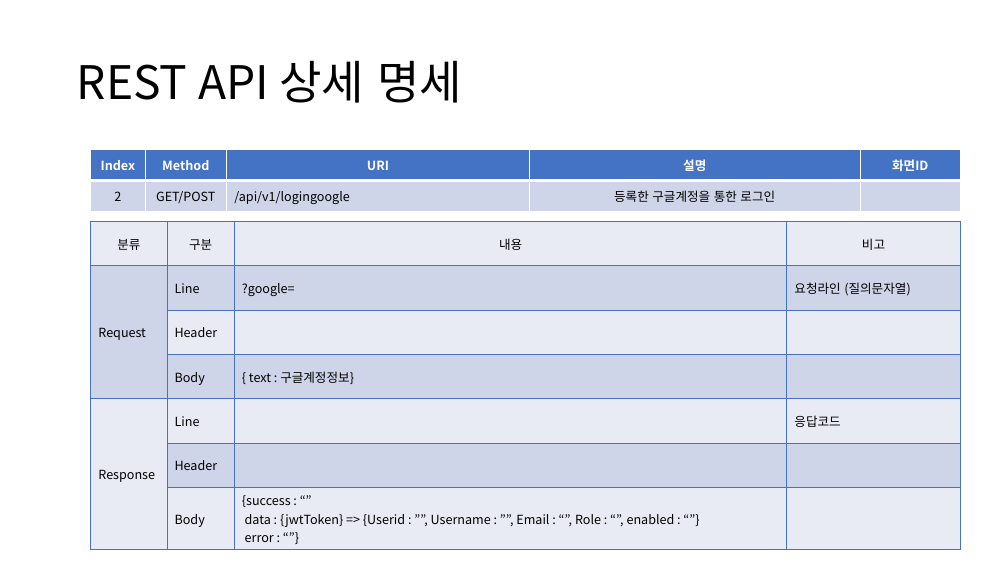
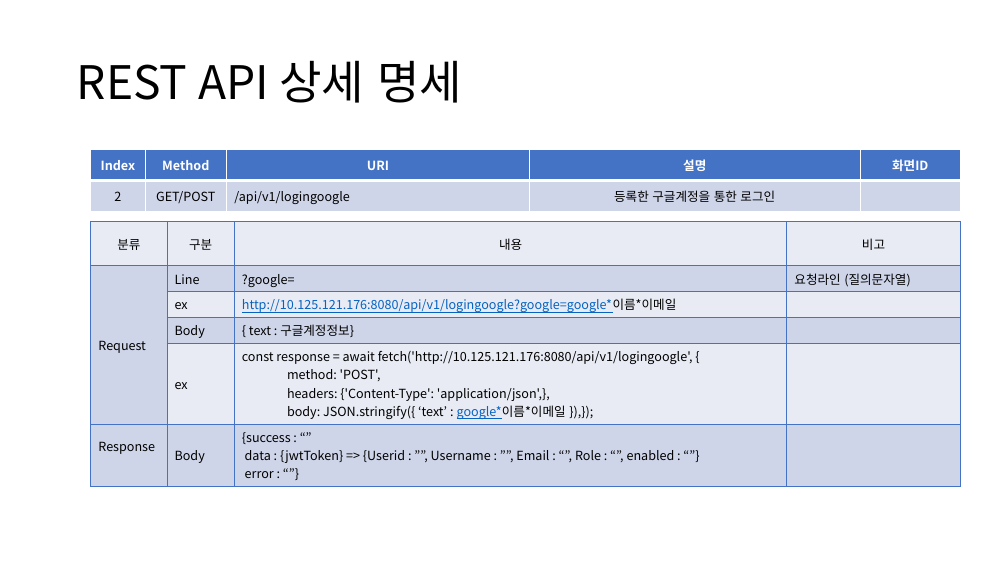
Before and after one commit to sujidaddy/workspace_miniproject, a slide deck: slide 24 of 미니프로젝트계획서제출용.pptx. Drawn at 1008x567 pixels with LibreOffice and Linux fonts; fonts in the diff are those of the drawing. Boxes give left, top, right and bottom in pixels: in the first picture for what was removed or moved away, otherwise in the second. Text is boxed around its words. In the diff, an @@ line names an element or a change of style, - is before the commit and + after.

```diff
--- a/미니프로젝트계획서제출용.pptx
+++ b/미니프로젝트계획서제출용.pptx
@@ table at (91,222,960,482) @@
-row 3, column 2: Header
+row 3, column 2: ex
-row 3, column 3: 
+row 3, column 3: http://10.125.121.176:8080/api/v1/logingoogle?google=google*이름*이메일
-row 5: Response | Line |  | 응답코드
-row 6:  | Header |  | 
-row 7:  | Body | {success : “” data : {jwtToken} => {Userid : ””, Username : ””, Email : “”, Role : “”, enabled : “”} / error : “”} | 
+row 5:  | ex | const response = await fetch('http://10.125.121.176:8080/api/v1/logingoogle', { / method: 'POST', / headers: {'Content-Type': 'application/json',}, / body: JSON.stringify({ ‘text’ : google*이름*이메일 }),}); | 
+row 6: Response | Body | {success : “” data : {jwtToken} => {Userid : ””, Username : ””, Email : “”, Role : “”, enabled : “”} / error : “”} | 
```
Also in this commit, not shown: 19 other slides changed, 11 other files.
